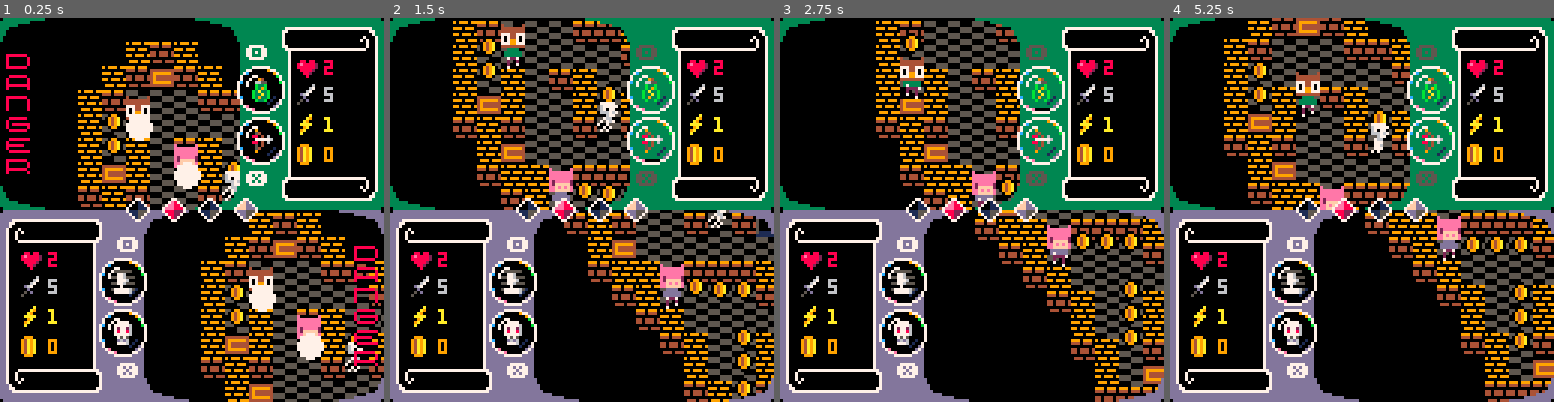
Above: before the commit, frames 1-4 (left to right).
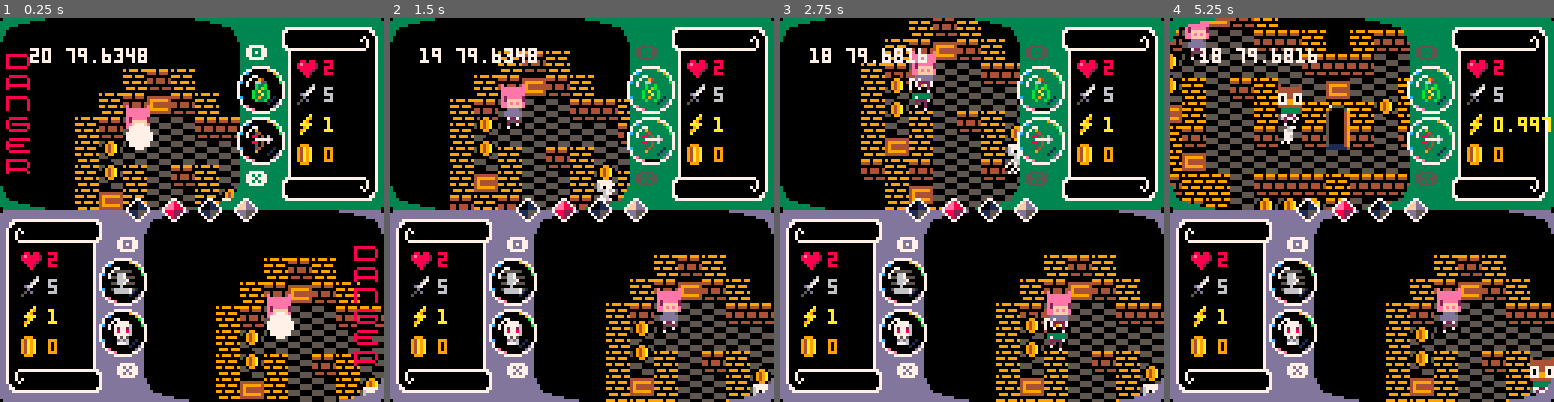
Above: after the commit, the same moments.

Repository: catnipped/hackman
Game: PICO-8 cartridge hackman.p8
Same seed, same stepped clock (60 frames per second), same inputs: the game is played once before the commit and once after it.
Inputs:
- Up to frame 1 (0.25 s): no input
- Up to frame 2 (1.5 s): tap O (Z key) at 0.33, 0.7, 1.43 s; tap X (X key) at 1.07 s
- Up to frame 3 (2.75 s): hold Left 1.97-2.37 s; tap X (X key) at 2.07, 2.4, 2.73 s; tap O (Z key) at 2.22 s; hold Down from 2.42 s (still down)
- Up to frame 4 (5.25 s): release Down at 2.82 s; hold Right 2.87-3.53 s; tap X (X key) every 0.33 s from 3.07 to 5.07 s; tap O (Z key) at 3.1, 3.98, 4.87 s; hold Up 3.58-4.08 s; hold Right 4.13-4.53 s; hold Down 4.58-5.08 s; hold Left from 5.13 s (still down)

The runs differ from the first frame. In frame 1, 23% of the frame differs, in the area x 7-100%, y 6-100%; in frame 2, 26%; in frame 3, 23%; in frame 4, 31%, in the area x 0-100%, y 0-100%.

Commit message:
borked collision

Diff:
--- a/hackman.p8
+++ b/hackman.p8
@@ -2,9 +2,9 @@
 version 8
 __lua__
 frames = 0
-headbobble = 0
 player = {}
 enemy = {}
+walls = {{0,0} , {0,8} }
 door = {}
 coins = {}
 chests = {}
@@ -29,12 +29,12 @@
     add(player,{
       nr = f,
       clr = color,
-      x = 16*f,
-      y = 16*f,
+      x = 18,
+      y = 18,
       cx = 8*f,
       cy = 8*f,
-      dir = {1,0},
-      targetdir = {0,1},
+      dir = {-1,0},
+      targetdir = {0,0},
       tempo = 1,
       hp = 2,
       str = 5,
@@ -83,6 +83,7 @@
     for y = 0,h-1 do
       if mget(x,y) == 18 then add(coins,{x*8,y*8}) mset(x,y,2) end
       if mget(x,y) == 3 then add(chests,{x*8,y*8}) mset(x,y,2) end
+      if fget(mget(x,y)) == 1 then add(walls,{x*8,y*8}) end
     end
   end
 end
@@ -93,19 +94,15 @@
   for p in all(player) do
     p.headbobble = sin((frames/p.tempo)*0.07)
     control(p)
-    if collision(p,p.targetdir) == false then p.dir = p.targetdir else p.tempo = 1 end
-    if collision(p,p.dir) then p.dir = {0,0} p.tempo = 0 end
-
     movement(p)
+    if collision(p,walls,p.targetdir) == false then p.dir = p.targetdir end
+    -- if collision(p,walls) then p.dir = {0,0} p.tempo = 0 end
+
+
     camera_smoothing(p)
     p.tempo = lerp(p.tempo,1,0.1)
   end
-  if player_collision(player[1],player[2],player[1].dir) then
-    player[1].tempo = -1
-  end
-  if player_collision(player[2],player[1],player[2].dir) then
-    player[2].tempo = -1
-  end
+
   for e in all(enemy) do
     e.headbobble = sin((frames/e.tempo)*0.03)
   end
@@ -158,43 +155,41 @@
   p.ability.x.cooldown = cooldown
 end
 
-function collision(p,dir)
-  local edge = 1
-  if dir[1] + dir[2] > 0 then edge = 8 end
-  check_x = flr(p.x + (dir[1] * edge))
-  check_y = flr(p.y + (dir[2] * edge))
-  if dir[1] ~= 0 then for i = 0,7 do
-    if fget(mget((check_x)/8,(check_y+i)/8)) == 1 then return true end
-    add(debug,{x = check_x,y = check_y+i})
-  end end
-  if dir[2] ~= 0 then for i = 0,7 do
-    if fget(mget((check_x+i)/8,(check_y)/8)) == 1 then return true end
-    add(debug,{x = check_x+i,y = check_y})
-  end end
+function collision(p,list,check)
+  check = check or {0,0}
+  local x = p.x + check[1]
+  local y = p.y + check[2]
+  local points = { {x,y} , {x+7,y} , {x,y+7} , {x+7,y+7} }
+
+  for i in all(points) do
+    -- add(debug,i)
+    for l in all(list) do
+      if inside(i,l) then collisions_pushback(p,l) return true  end
+    end
+  end
   return false
 end
 
-function player_collision(pa,pb,dir)
-  local edge = 1
-  if dir[1] + dir[2] > 0 then edge = 8 end
-  check_x = pa.x + (dir[1] * edge)
-  check_y = pa.y + (dir[2] * edge)
-  if dir[1] ~= 0 then for i = 0,7 do
-    if inside({x = check_x,y = check_y+i},pb) then return true end
-  end end
-  if dir[2] ~= 0 then for i = 0,7 do
-    if inside({x = check_x+i,y = check_y},pb) then return true end
-  end end
-  return false
-end
+function collisions_pushback(p,wall)
+  if collision(p,{wall}) then --ÄNDRA TILL HISTORIK
+    printh(stat(0))
+    if p.dir[1] ~= 0 then p.x = p.dir[1] end
+    if p.dir[2] ~= 0 then p.y = p.dir[2] end
+  end
+  p.dir = {0,0}
+end
+
 
 function inside(point, box)
+  -- printh(point[1] .. " " .. point[2] .. " " .. box[1] .. " " .. box[2])
   if point == nil then return false end
-   local px = point.x
-   local py = point.y
+   local px = point[1]
+   local py = point[2]
+  --  local points = { {box[1],box[2]} , {box[1]+7,box[2]} , {box[1],box[2]+7} , {box[1]+7,box[2]+7} }
+  --  for i in all(points) do add(debug,i) end
    return
-      px > box.x and px < box.x + 8 and
-      py > box.y and py < box.y + 8
+      px >= box[1] and px < box[1] + 8 and
+      py >= box[2] and py < box[2] + 8
 end
 
 function movement(p)
@@ -257,7 +252,7 @@
     draw_players()
   end
   draw_ui()
-  -- print(stat(0),10,10,7)
+  print(flr(stat(1)*100) .. " " .. stat(0),10,10,7)
   -- print(player[1].dash[2],10,17,8)
   debug = {}
   -- draw_logo()
@@ -316,9 +311,9 @@
     local mirror = false
     if p.dir[1] + p.dir[2] < 0 then mirror = true end
     spr(10+p.nr,p.x+p.dir[1],p.y-6+p.headbobble,1,1,mirror)
-    -- for l in all(debug) do
-    --   pset(l.x,l.y,14)
-    -- end
+    for l in all(debug) do
+      pset(l[1],l[2],14)
+    end
     palt()
     if p.dash[1] == false and p.dash[2] > 0 and p.dash[2] < 5 then
       circfill(p.x+4,p.y+4,p.dash[2]*2,7)
@@ -500,13 +495,13 @@
 70000000000000007007000000000000000000770000000000dddd00000000000000000000000000000000000000000094a999495000004900094000000d5000
 700000000000000070007777777777777777777f0000000000050000000000000000000000000000000000000000000094999949500000490000000000000000
 05555550000000000000000000000000000000000009400000900000777777770077770000000000000a0a00000000c094999949500000490000000000000000
-00776000009990000000006000000a00000000000066550000540000711111160777776007765500090808900000037394999949500000490000000000000000
-55776555094a9a00000006700000a9000880880000b33b0008804060717117160727726007765500a82002000000c77c00999949500000490000000000000000
-00777600094a9a0000006700000a90008e88882000b39b00007777767177771607877860077765500000008a000c7730aa999949500000490000000000000000
-55776555094a9a0000d6700000aaaa00888888200b3a33b008804060711771160777776007765500a800000000d37c0094999949500000490000000000000000
-00070000094a9a00000d00000009a000088882000b33a3b0005040007111111600757500007050000020028a000d300094999949500000490000000000000000
-57777765094a9a000050d000009a0000008820000b3933b0005400000661166000d6d60077776550098080900050d00094999949511111490000000000000000
-07777760009990000500000000a000000008000000b33b000090000000066000007776007777655000a0a0000500000044444444111111140000000000000000
+00667000009990000000006000000a00000000000066550000540000711111160777776007765500090808900000037394999949500000490000000000000000
+55667555094a9a00000006700000a9000880880000b33b0008804060717117160727726007765500a82002000000c77c00999949500000490000000000000000
+00666700094a9a0000006700000a90008e88882000b39b00007777767177771607877860077765500000008a000c7730aa999949500000490000000000000000
+55667555094a9a0000d6700000aaaa00888888200b3a33b008804060711771160777776007765500a800000000d37c0094999949500000490000000000000000
+00060000094a9a00000d00000009a000088882000b33a3b0005040007111111600757500007050000020028a000d300094999949500000490000000000000000
+56666675094a9a000050d000009a0000008820000b3933b0005400000661166000d6d60077776550098080900050d00094999949511111490000000000000000
+06666670009990000500000000a000000008000000b33b000090000000066000007776007777655000a0a0000500000044444444111111140000000000000000
 44000044044444400444444044000044440000440444444044000044888888808888888008888880800000000888888080000000800000088888888008888888
 44000044444444444444444444000044440000444444444444000044800000088000000880000008888888808000000888888880800000088000000880000000
 44000044444444444444444444000044444004444444444444400044800000088000000880000008800000008000000880000000800000088000000888888800
